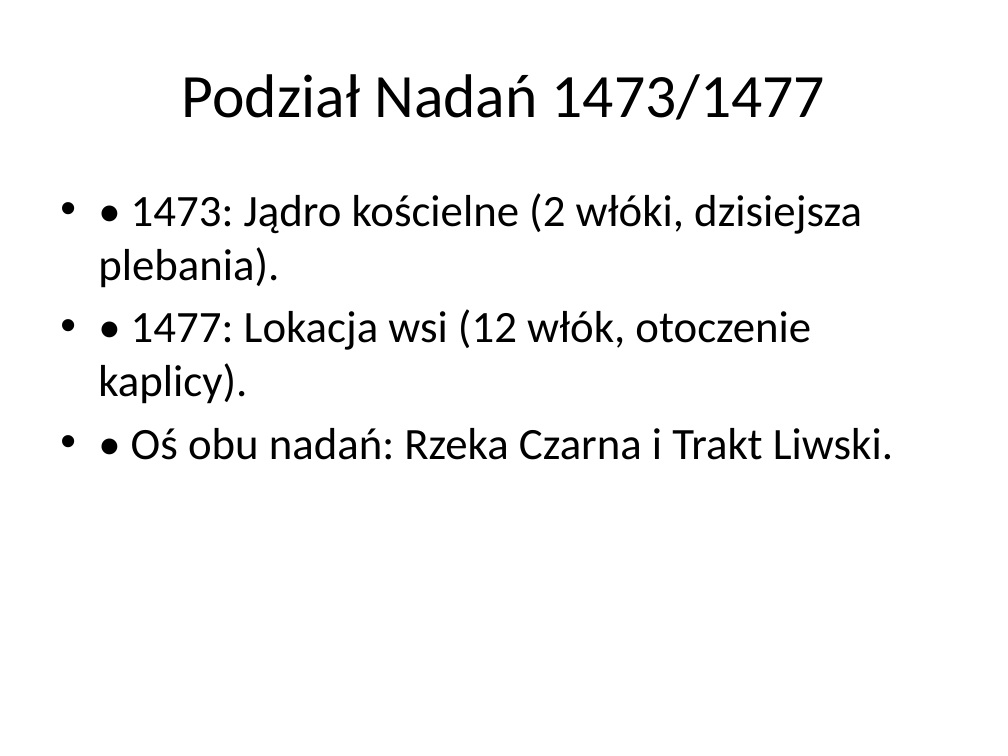
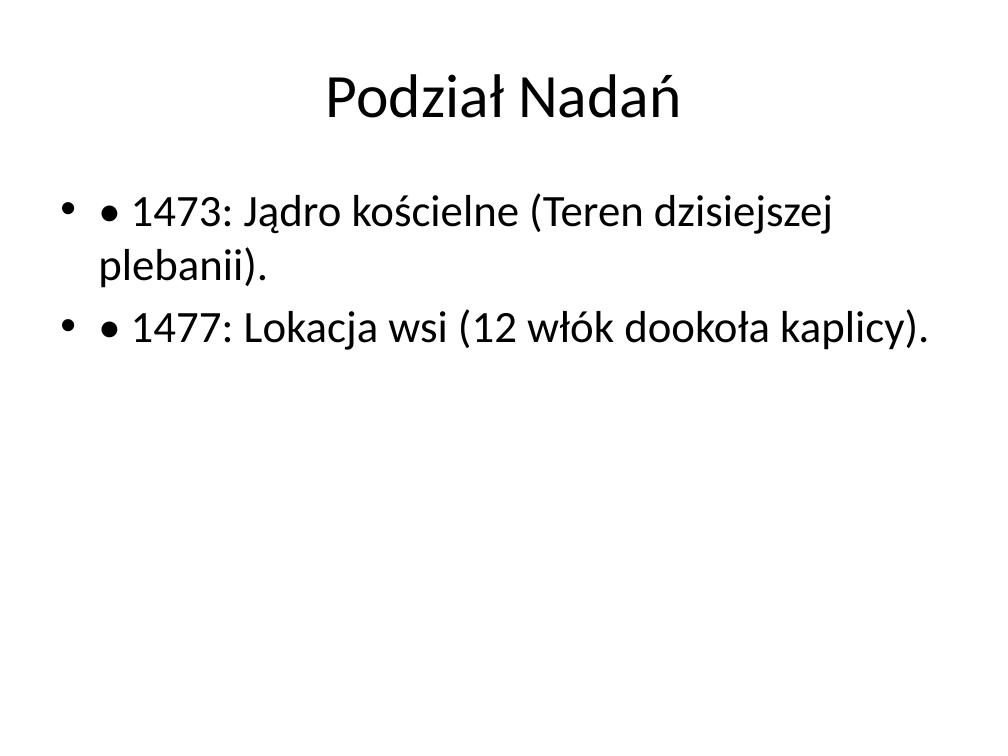
Before and after one commit to lindi2k23-eng/pustel, a slide deck: slide 4 of Analiza_Historyczno-Badawcza_Najnowszego Pustelnika170520266.pptx. Drawn at 1008x756 pixels with LibreOffice and Linux fonts; fonts in the diff are those of the drawing. Boxes give left, top, right and bottom in pixels: in the first picture for what was removed or moved away, otherwise in the second. Text is boxed around its words. In the diff, an @@ line names an element or a change of style, - is before the commit and + after.

```diff
--- a/Analiza_Historyczno-Badawcza_Najnowszego Pustelnika170520266.pptx
+++ b/Analiza_Historyczno-Badawcza_Najnowszego Pustelnika170520266.pptx
@@ title at <box>326,74,681,118</box>: text changed @@
-Podział Nadań 1473/1477
+Podział Nadań
@@ text at <box>98,193,929,350</box>: text changed @@
-• • 1473: Jądro kościelne (2 włóki, dzisiejsza plebania).
-• • 1477: Lokacja wsi (12 włók, otoczenie kaplicy).
-• • Oś obu nadań: Rzeka Czarna i Trakt Liwski.
+• • 1473: Jądro kościelne (Teren dzisiejszej plebanii).
+• • 1477: Lokacja wsi (12 włók dookoła kaplicy).
```
Also in this commit, not shown: 3 other slides changed, 1 slide added, 2 slides removed, 2 other files.
